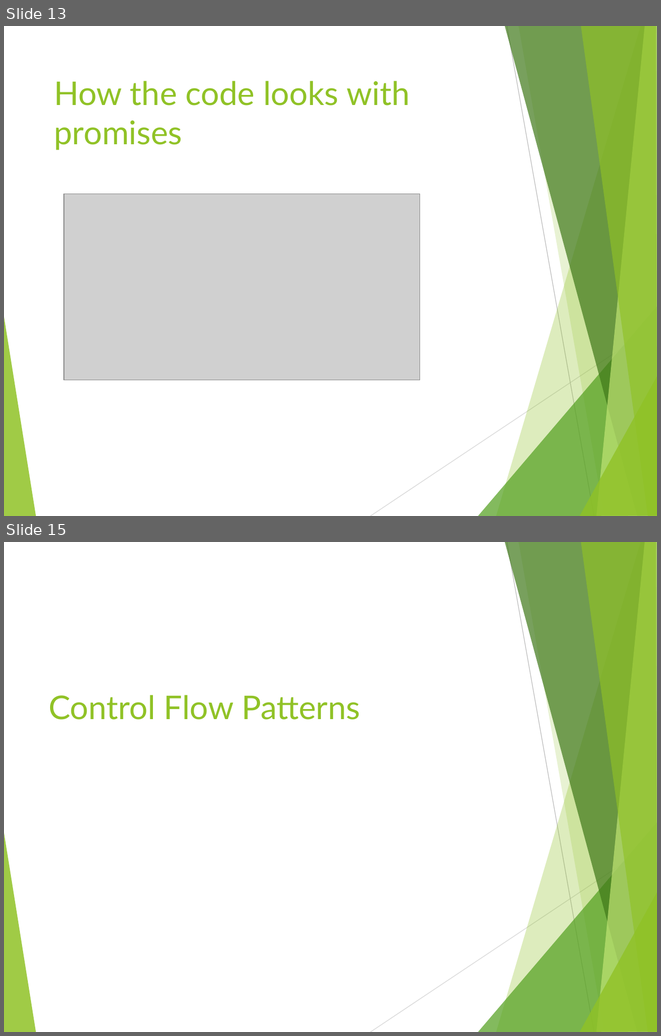
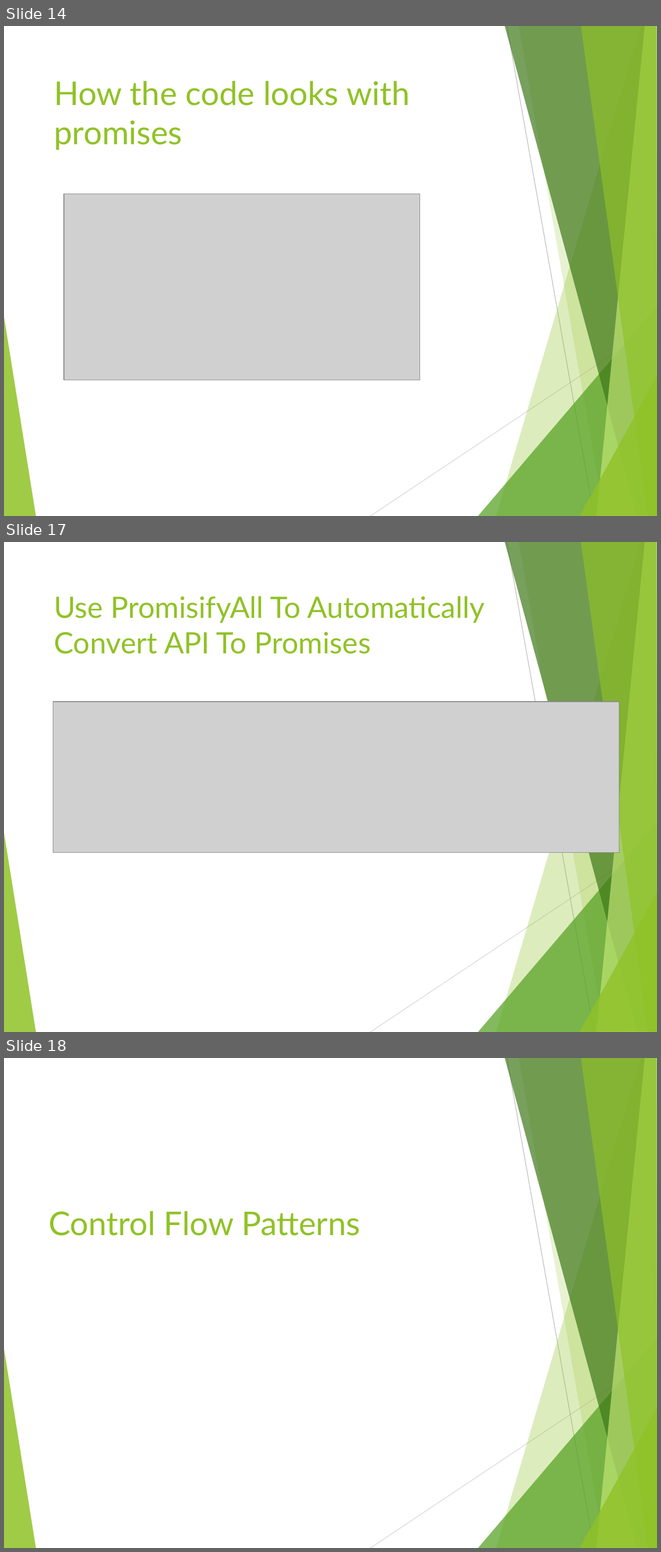
Before and after one commit to tamarstern/MyNodeJSCourse, a slide deck: day1/promises/nodejs_promises.pptx. Shown one above the other, each under a label of ours: slides 13 and 15 before the commit, slides 14, 17 and 18 after it; the slides between them are not shown. The pictures are 661x1036 and 661x1552 pixels, drawn with LibreOffice and Linux fonts; fonts in the diff are those of the drawing; grey boxes stand for pictures. Boxes give left, top, right and bottom in pixels: in the first picture for what was removed or moved away, otherwise in the second. Text is boxed around its words. In the diff, an @@ line names an element or a change of style, - is before the commit and + after.

Commit message:
modify promises a little bit

```diff
--- a/day1/promises/nodejs_promises.pptx
+++ b/day1/promises/nodejs_promises.pptx
@@ slide 17 added at (x1=4, y1=542, x2=657, y2=1032), background #FFFFFF; not listed: 10 template elements that a slide beside it also shows @@
@@ title added at (x1=54, y1=596, x2=485, y2=654), 32.4 pt, text #90C226 @@
+Use PromisifyAll To Automatically Convert API To Promises
@@ picture added at (x1=53, y1=702, x2=619, y2=852) @@
@@ what was slide 13 is now slide 14 @@
@@ what was slide 15 is now slide 18 @@
```
Also in this commit, not shown: 2 slides changed, 2 other slides added, 1 other file.
